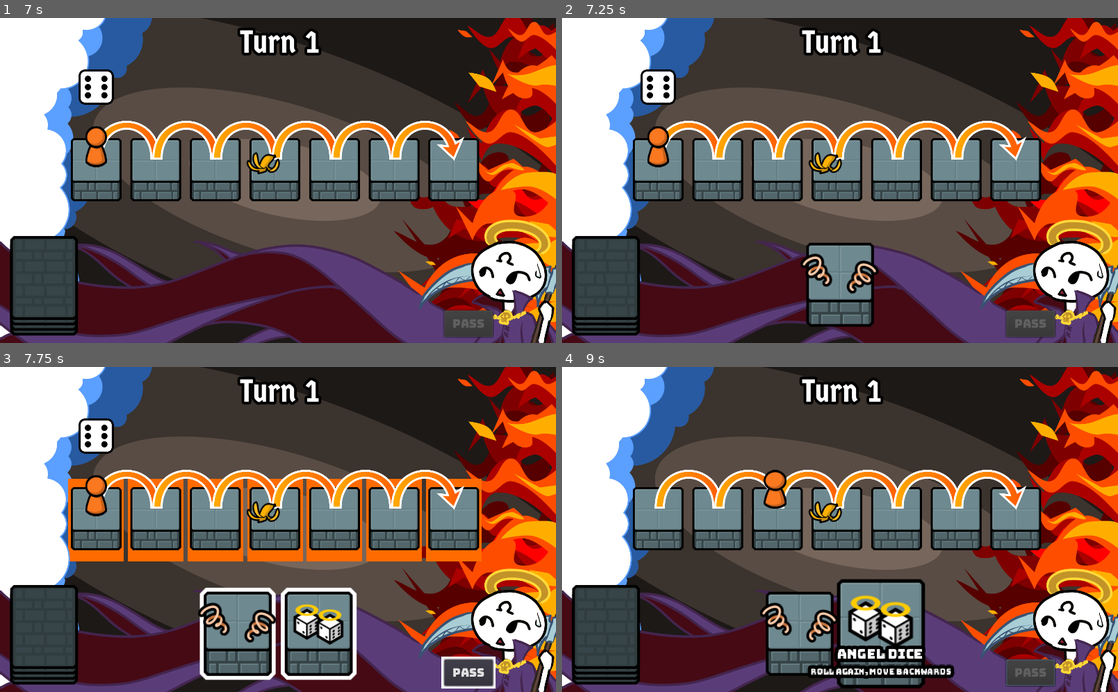
Above: before the commit, frames 1-4 (two rows, left to right).
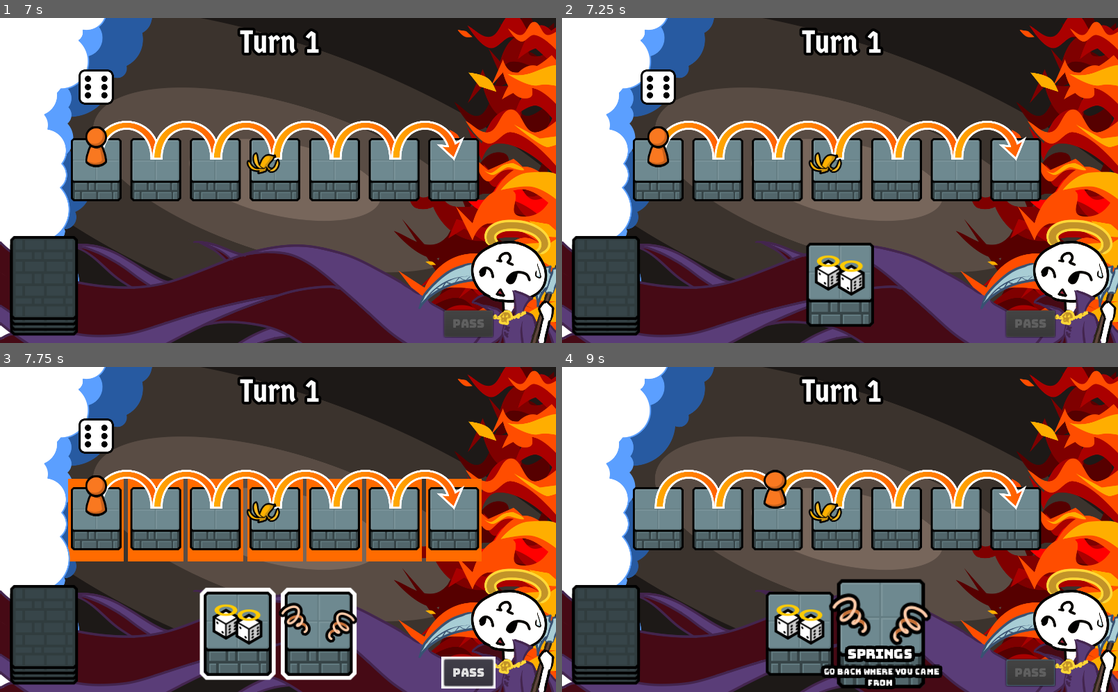
Above: after the commit, the same moments.

Repository: notapixelstudio/gaod
Game: Godot game, scene res://Room.tscn
The game is run twice, just before and just after one commit, with the same random seed, the same clock (stepped at 60 frames per second) and the same inputs. Sound files missing from this copy of the repository are replaced by a short silence.
Inputs (mouse positions are in pixels of both pictures, inside the frame that each line leads up to):
- Up to frame 1 (7 s): tap Enter at 0.5, 2.75 s; move the mouse to (400, 164) at 0.52 s; click (400, 164) at 0.67 s; drag from (166, 196) to (455, 157) at 1.27 s; tap Space at 2, 6.5 s; move the mouse to (333, 109) at 2.02 s; click (333, 109) at 2.17 s; drag from (250, 245) to (394, 157) at 2.77 s; move the mouse to (444, 229) at 3.52 s; click (444, 229) at 3.67 s; drag from (111, 131) to (333, 157) at 4.27 s; move the mouse to (305, 180) at 5.02 s; click (305, 180) at 5.17 s; drag from (194, 99) to (272, 157) at 5.77 s; move the mouse to (400, 164) at 6.52 s; click (400, 164) at 6.67 s
- Up to frame 2 (7.25 s): no input
- Up to frame 3 (7.75 s): drag from (278, 633) to (216, 506) at 7.27 s
- Up to frame 4 (9 s): click "PASS" at 8 s; move the mouse to (878, 633) at 8.77 s; click (878, 633) at 8.92 s

Frame 1 is identical in both runs. In frame 2, 1.0% of the frame differs, in the area x 42-57%, y 72-86%; in frame 3, 2.1%; in frame 4, 3.8%, in the area x 35-71%, y 69-100%.

Commit message:
Three cards starting deck.

Diff:
--- a/godot/Deck.gd
+++ b/godot/Deck.gd
@@ -3,6 +3,7 @@
 class_name Deck
 
 var cards := [
+	'empty',
 	'springs',
 	'angel dice'
 ]
